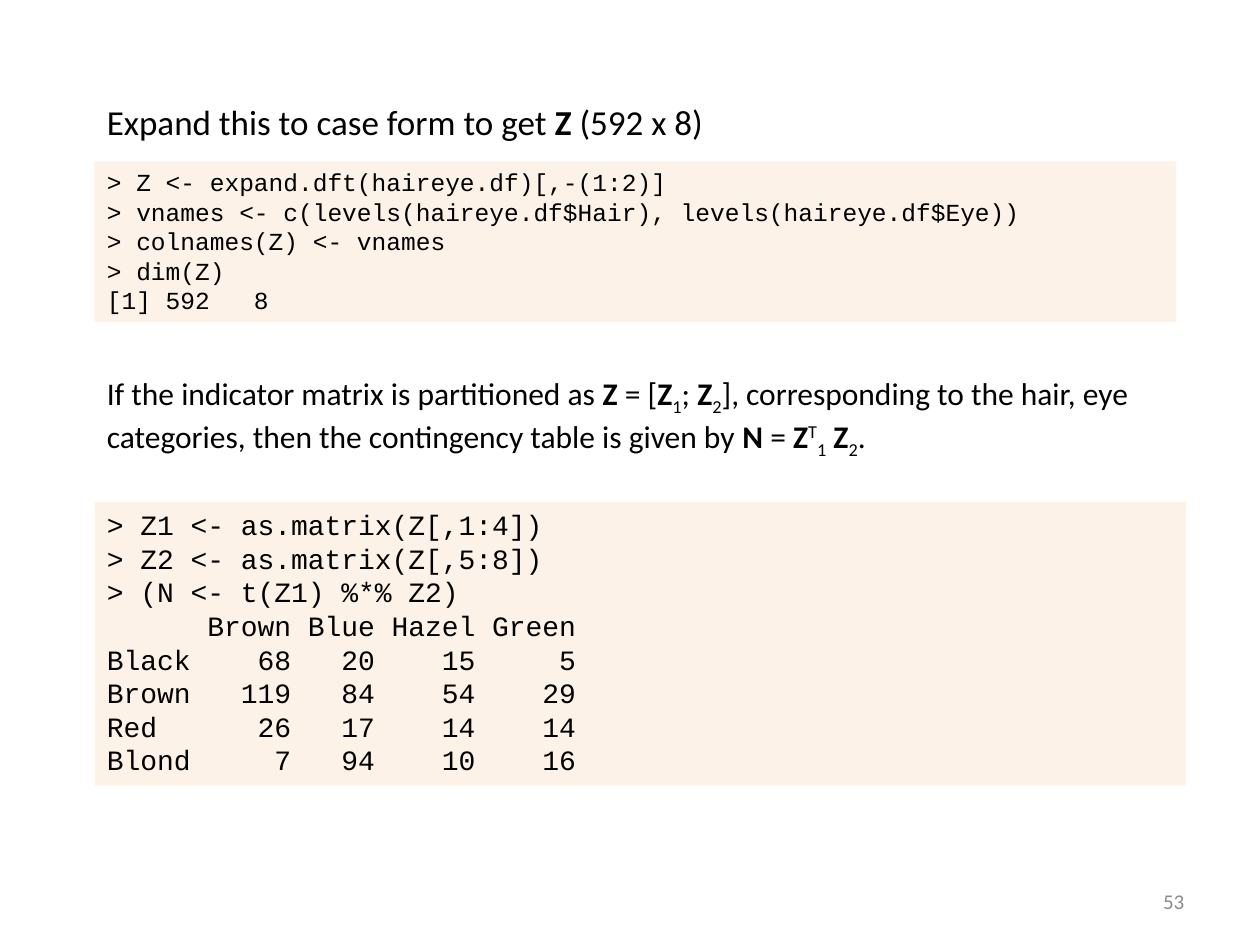
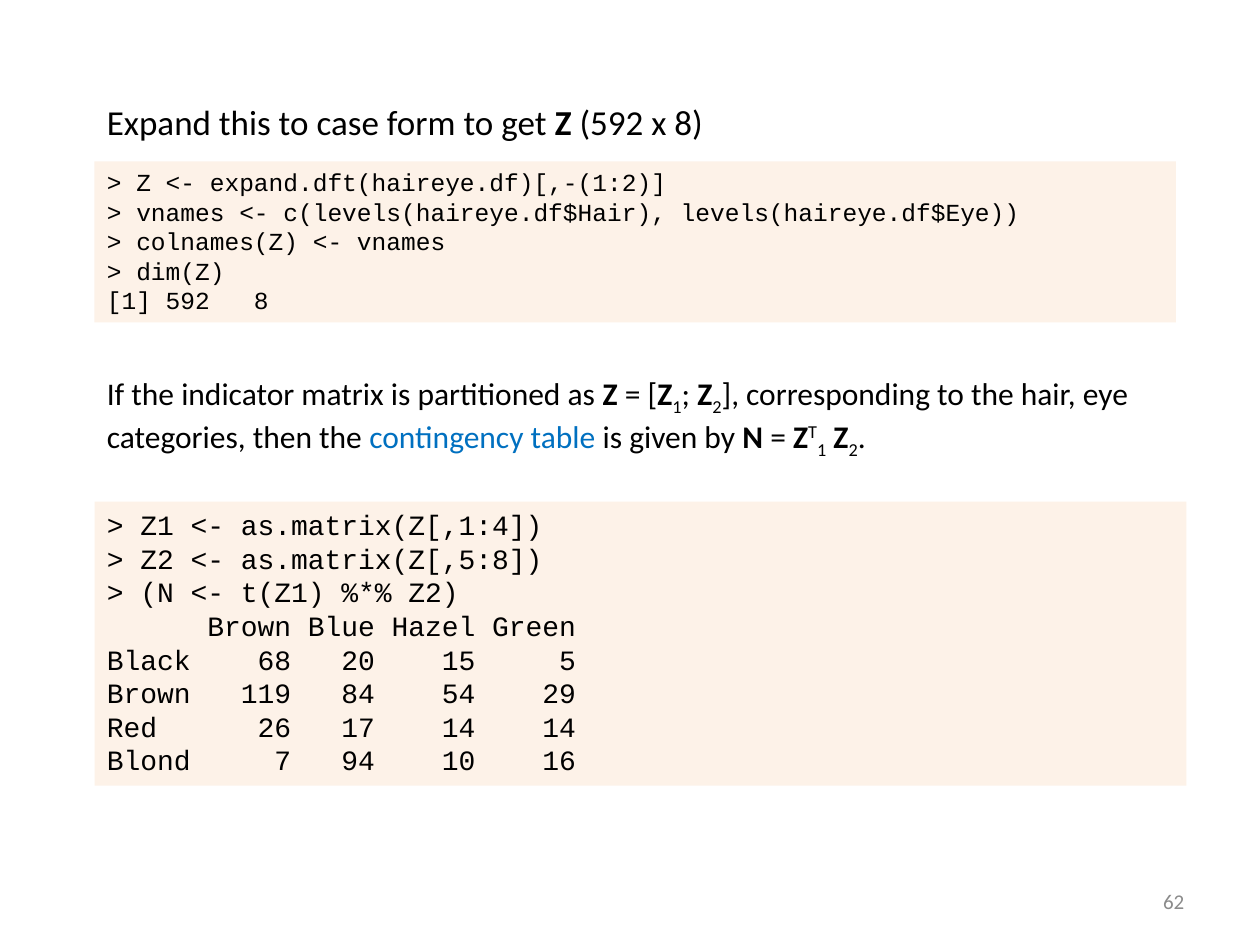
Before and after one commit to friendly/psy6136, a slide deck: slide 62 of docs/lectures/05-Corresp.pptx (slide 53 before the commit). Drawn at 1260x945 pixels with LibreOffice and Linux fonts; fonts in the diff are those of the drawing. Boxes give left, top, right and bottom in pixels: in the first picture for what was removed or moved away, otherwise in the second. Text is boxed around its words. In the diff, an @@ line names an element or a change of style, - is before the commit and + after.

```diff
--- a/docs/lectures/05-Corresp.pptx
+++ b/docs/lectures/05-Corresp.pptx
@@ text "If the indicator matrix is ..." at <box>107,383,1128,454</box>: text colour #000000 to #0070C0 in "contingency table" @@
@@ page number at <box>1163,895,1184,909</box>: text changed @@
-53
+62
```
Also in this commit, not shown: 10 other slides changed, 9 slides added, 11 other files.
